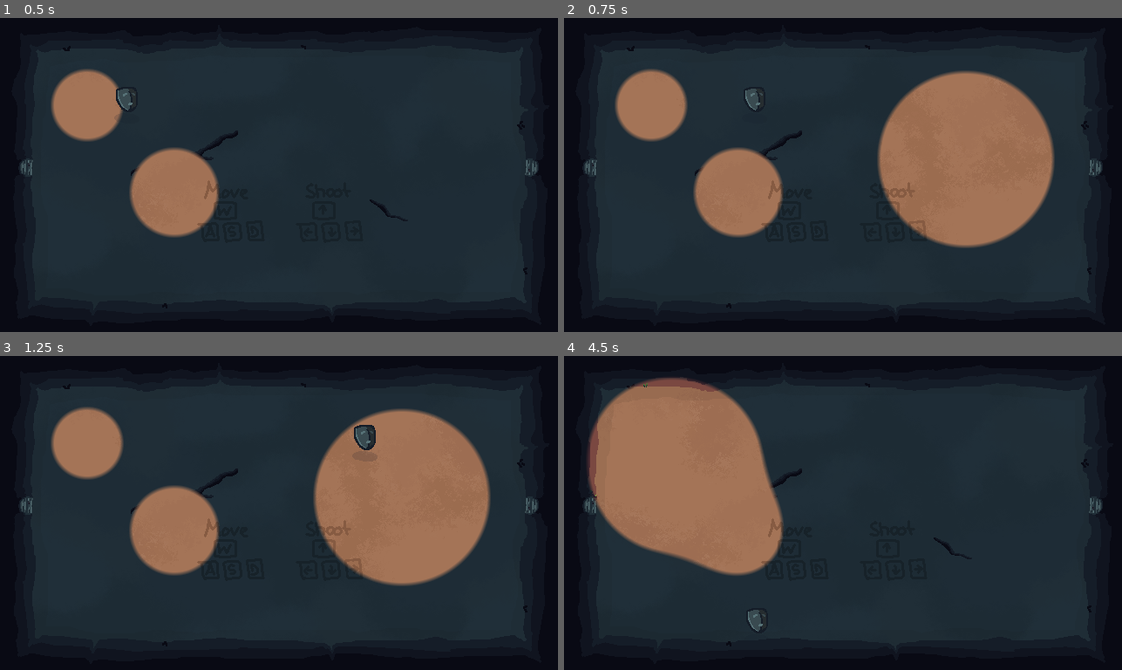
Above: before the commit, frames 1-4 (two rows, left to right).
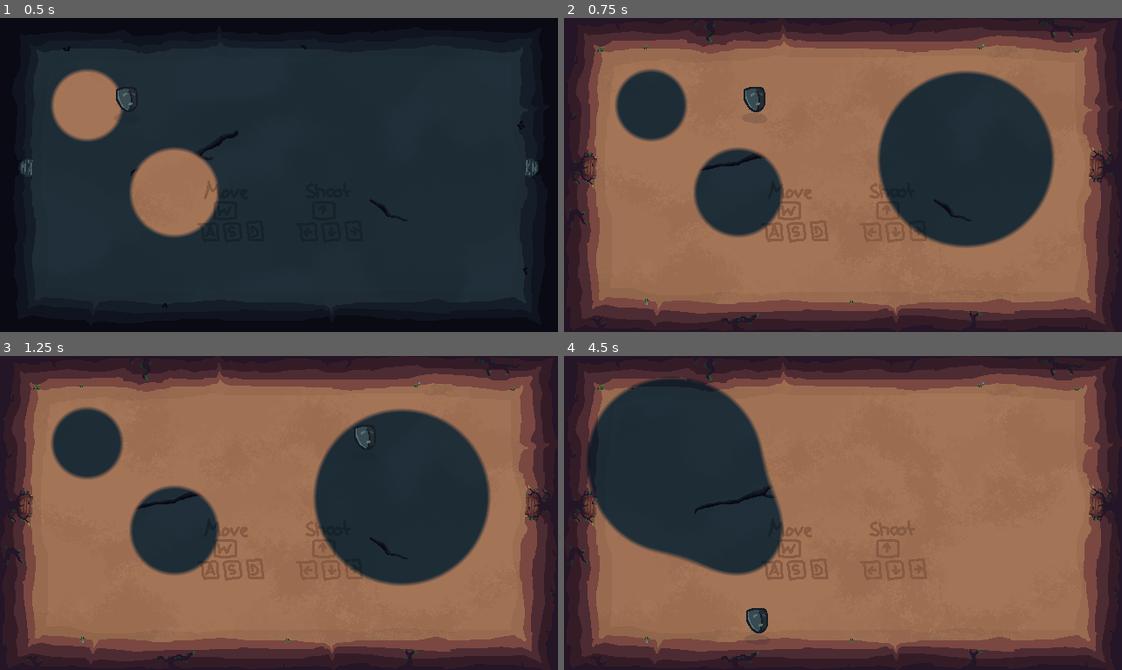
Above: after the commit, the same moments.

Repository: MarcelBlasius/Global-Game-Jam-2026
Game: Godot game, scene res://scenes/main_scene.tscn
The game is run twice, just before and just after one commit, with the same random seed, the same clock (stepped at 60 frames per second) and the same inputs.
Inputs (mouse positions are in pixels of both pictures, inside the frame that each line leads up to):
- Up to frame 1 (0.5 s): no input
- Up to frame 2 (0.75 s): tap Enter at 0.5 s; move the mouse to (965, 159) at 0.52 s; hold D (right) from 0.53 s (still down); tap Ctrl at 0.6 s; click (965, 159) at 0.67 s
- Up to frame 3 (1.25 s): keep holding D (right); tap Shift at 0.8 s
- Up to frame 4 (4.5 s): move the mouse to (731, 528) at 1.27 s; release D (right) at 1.28 s; hold S (down) 1.28-2.03 s; tap Shift at 1.35, 2.3, 2.85, 3.8, 4.35 s; click (731, 528) at 1.42 s; tap Ctrl at 1.55, 2.1, 3.05, 3.6 s; move the mouse to (898, 443) at 2.02 s; hold D (right) 2.03-2.78 s; click (898, 443) at 2.17 s; tap Space at 2.75 s; move the mouse to (815, 575) at 2.77 s; hold Up (shoot up) 2.78-3.53 s; click (815, 575) at 2.92 s; move the mouse to (1010, 560) at 3.52 s; hold A (left) from 3.53 s (still down); click (1010, 560) at 3.67 s; move the mouse to (675, 465) at 4.27 s; click (675, 465) at 4.42 s

Frame 1 is identical in both runs. In frame 2, 99% of the frame differs, in the area x 0-100%, y 0-100%; in frame 3, 99%; in frame 4, 99%.

Commit message:
fixed alpha stuff

Diff:
--- a/spectra/scripts/alpha.gd
+++ b/spectra/scripts/alpha.gd
@@ -9,6 +9,11 @@
 var posList : Array[MaskPos]
 const arrayMaxLength := 5
 const arrayElementSize := 4
+var invert_world := false
+var mouse_pos: Vector2
+var mouse_pressed: bool = false
+var mouse_scroll: float = 1
+var invert_world_debug: bool = false
 
 func setPosAndRad():
 	var posVals := []
@@ -45,10 +50,7 @@
 	setPosAndRad()
 	pass # Replace with function body.
 
-var mouse_pos: Vector2
-var mouse_pressed: bool = false
-var mouse_scroll: float = 1
-var invert_world: bool = false;
+
 
 #func _unhandled_input(input_event: InputEvent) -> void:
 func _unhandled_input(input_event: InputEvent) -> void:
@@ -58,7 +60,10 @@
 
 	if input_event is InputEventKey and input_event.pressed and not input_event.echo:
 		if input_event.keycode == KEY_SHIFT:
+			invert_world_debug = !invert_world_debug
+		if input_event.keycode == KEY_CTRL:
 			invert_world = !invert_world
+
 
 	if input_event is InputEventMouseMotion or input_event is InputEventMouseButton:
 		mouse_pos = input_event.global_position
@@ -81,7 +86,8 @@
 	if (mouse_pressed):
 		posList[0].pos = mouse_pos
 	posList[0].radius = mouse_scroll * 100
-	posList[0].worldBit = invert_world if 1 else 0
+	posList[0].worldBit = invert_world_debug if 1 else 0
 	setPosAndRad()
+	material.set_shader_parameter("invert_world", invert_world)
 
 	pass
--- a/spectra/shaders/alpha.gdshader
+++ b/spectra/shaders/alpha.gdshader
@@ -4,6 +4,7 @@
 uniform int value_count;
 
 uniform float corona = 40;
+uniform bool invert_world;
 //void vertex() {
 	//// Called for every vertex the material is visible on.
 //}
@@ -67,6 +68,38 @@
     return mix(d2, -d1, h) + k * h * (1.0 - h);
 }
 
+bool getWorldBit(float posBit, bool world_invert)
+{
+	if (world_invert)
+	{
+		return posBit != 1.0;
+	}
+
+	return posBit == 1.0;
+}
+
+//float calcDistResult(vec2 uv, vec2, point, float radius, float distResult)
+//{
+	//for(int i = 0; i< value_count; i++)
+	//{
+		//int index = i * 4;
+		//bool worldBit = getWorldBit(posValues[index + 3], invert_world);
+		//if (worldBit)
+		//{
+			//continue;
+		//}
+		//
+		//vec2 point = vec2(posValues[index], posValues[index +1]);
+		//float radius = posValues[index + 2];
+		//
+		//float dist = calcDist(uv, point, radius);
+//
+		//distResult = smoothUnion(distResult, dist, 50);
+		////distResult = unionSDF(distResult, dist);
+	//}
+	//
+//}
+
 void fragment() {
 	// Called for every pixel the material is visible on.
 	vec2 uv = UV * vec2(640, 360);
@@ -74,50 +107,76 @@
 	for(int i = 0; i< value_count; i++)
 	{
 		int index = i * 4;
-		float worldBit = posValues[index + 3];
-		if (worldBit == 1.0)
+		//bool worldBit = getWorldBit(posValues[index + 3], invert_world);
+		bool worldBit = posValues[index + 3] == 1.0;
+		if (worldBit)
 		{
 			continue;
+			vec2 point = vec2(posValues[index], posValues[index +1]);
+			float radius = posValues[index + 2];
+
+			float dist = calcDist(uv, point, radius);
+
+			dist *= 1.0;
+			float union = smoothUnion(distResult, dist, 50);
+			//float union = unionSDF(distResult, dist);
+			//float intersection = intersectionSDF(distResult, dist);
+			//distResult = differenceSDF(union, intersection);
+			float intersection = smoothIntersection(distResult, dist, 20);
+			distResult = differenceSDF(union, intersection);
+		}
+		else
+		{
+			vec2 point = vec2(posValues[index], posValues[index +1]);
+			float radius = posValues[index + 2];
+
+			float dist = calcDist(uv, point, radius);
+
+			distResult = smoothUnion(distResult, dist, 50);
+			//distResult = unionSDF(distResult, dist);
 		}
 
-		vec2 point = vec2(posValues[index], posValues[index +1]);
-		float radius = posValues[index + 2];
 
-		float dist = calcDist(uv, point, radius);
-
-		distResult = smoothUnion(distResult, dist, 50);
-		//distResult = unionSDF(distResult, dist);
 	}
 
 	for(int i = 0; i< value_count; i++)
 	{
 		int index = i * 4;
-		float worldBit = posValues[index + 3];
-		if (worldBit == 0.0)
+		bool worldBit = posValues[index + 3] == 1.0; //getWorldBit(posValues[index + 3], invert_world);
+		if (worldBit)
+		{
+			vec2 point = vec2(posValues[index], posValues[index +1]);
+			float radius = posValues[index + 2];
+
+			float dist = calcDist(uv, point, radius);
+
+			dist *= 1.0;
+			float union = smoothUnion(distResult, dist, 50);
+			//float union = unionSDF(distResult, dist);
+			//float intersection = intersectionSDF(distResult, dist);
+			//distResult = differenceSDF(union, intersection);
+			float intersection = smoothIntersection(distResult, dist, 20);
+			distResult = differenceSDF(union, intersection);
+		}
+		else
 		{
 			continue;
+			vec2 point = vec2(posValues[index], posValues[index +1]);
+			float radius = posValues[index + 2];
+
+			float dist = calcDist(uv, point, radius);
+
+			distResult = smoothUnion(distResult, dist, 50);
+			//distResult = unionSDF(distResult, dist);
 		}
-
-		vec2 point = vec2(posValues[index], posValues[index +1]);
-		float radius = posValues[index + 2];
-
-		float dist = calcDist(uv, point, radius);
-
-		dist *= 1.0;
-		float union = smoothUnion(distResult, dist, 50);
-		//float union = unionSDF(distResult, dist);
-		//float intersection = intersectionSDF(distResult, dist);
-		//distResult = differenceSDF(union, intersection);
-		float intersection = smoothIntersection(distResult, dist, 20);
-		distResult = differenceSDF(union, intersection);
 	}
 
     float a = calcAlpha(distResult);
 
-	//if (invertWorld)
-	//{
-		//a = 1.0 - a;
-	//}
+	if (invert_world)
+	{
+		a = 1.0 - a;
+	}
 
 	COLOR = vec4(a, a, a, 1);
 }
